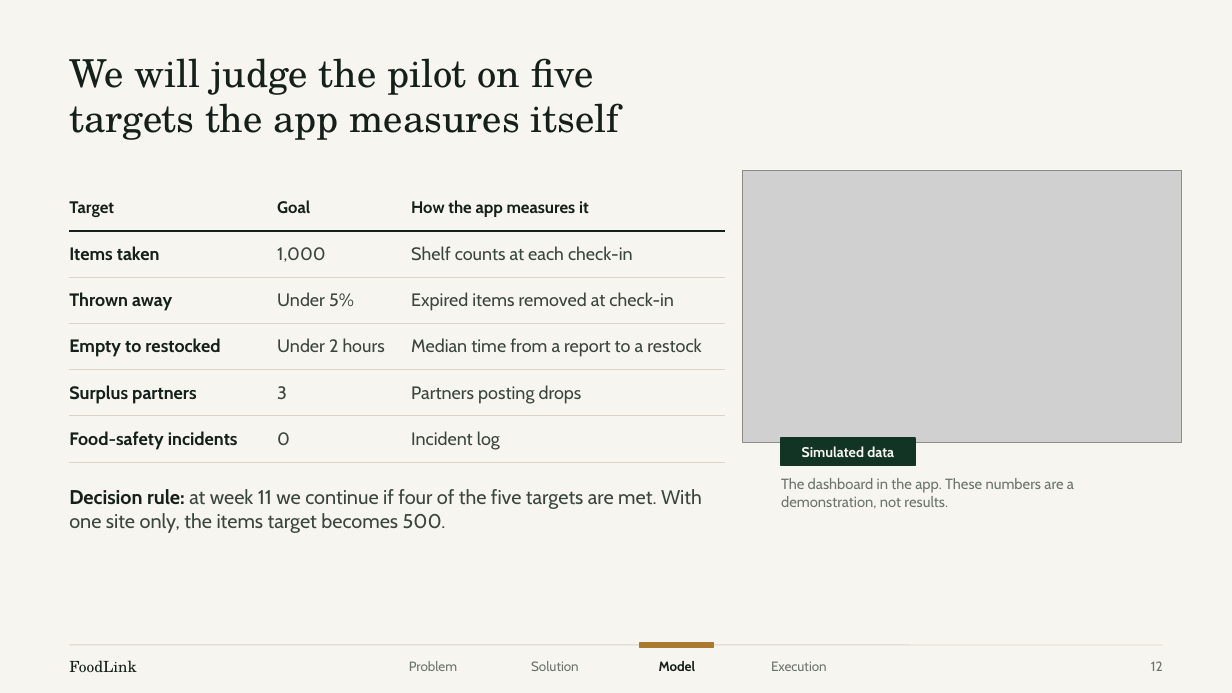
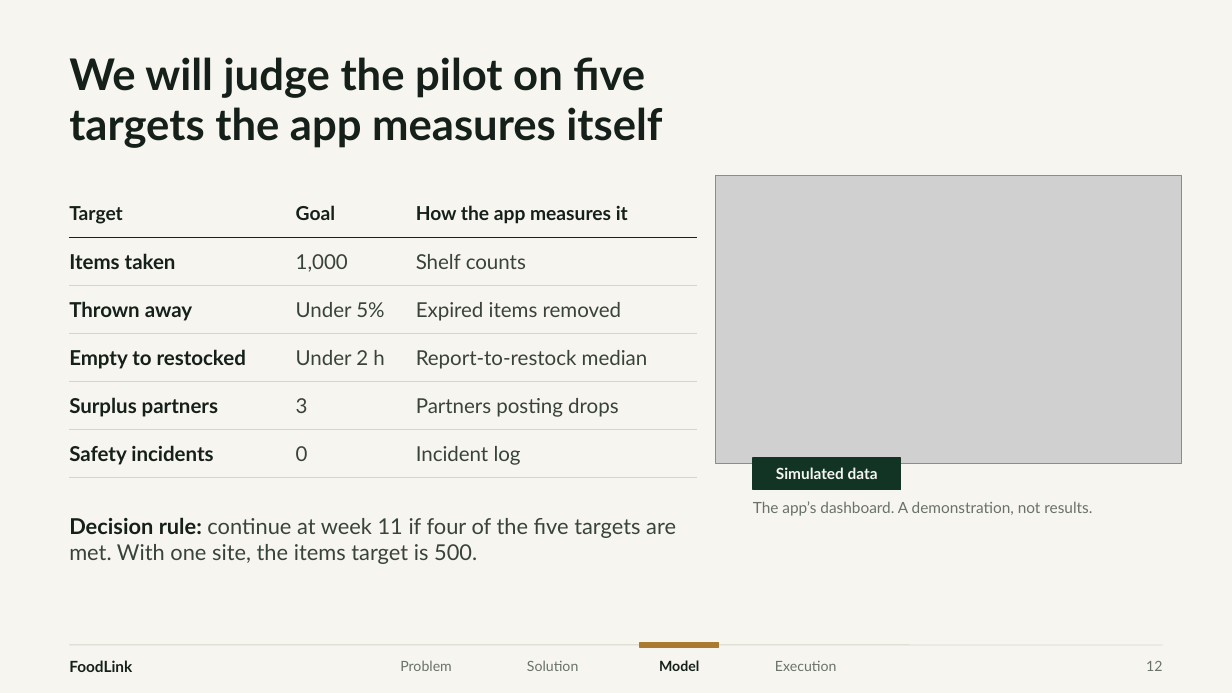
Before and after one commit to xingexu/aspire, a slide deck: slide 12 of deck/PBSN_ASPIRE_FoodLink.pptx. Drawn at 1232x693 pixels with LibreOffice and Linux fonts; fonts in the diff are those of the drawing; grey boxes stand for pictures. Boxes give left, top, right and bottom in pixels: in the first picture for what was removed or moved away, otherwise in the second. Text is boxed around its words. In the diff, an @@ line names an element or a change of style, - is before the commit and + after.

```diff
--- a/deck/PBSN_ASPIRE_FoodLink.pptx
+++ b/deck/PBSN_ASPIRE_FoodLink.pptx
@@ title "We will judge the pilot ..." at box(69, 57, 662, 148): size 30 to 34 pt, font TeX Gyre Schola to Lato, bold on; line spacing 0.98 to 0.95 @@
@@ picture: place and size @@
-picture at box(742, 171, 1181, 443)
+picture at box(716, 176, 1181, 464)
@@ table at box(69, 189, 698, 469) @@
-row 2, column 3: Shelf counts at each check-in
+row 2, column 3: Shelf counts
-row 3, column 3: Expired items removed at check-in
+row 3, column 3: Expired items removed
-row 4, column 2: Under 2 hours
+row 4, column 2: Under 2 h
-row 4, column 3: Median time from a report to a restock
+row 4, column 3: Report-to-restock median
-row 6, column 1: Food-safety incidents
+row 6, column 1: Safety incidents
@@ size 13 to 15 pt in "Target", "Goal", "How the app measures it" @@
@@ font Cabin to Lato in "Target", "Goal", "How the app measures it", "Items taken" and 9 more places @@
@@ size 14 to 16 pt in "Items taken", "1,000", "Thrown away", "Under 5%" and 6 more places @@
@@ text colour #3A453E to #38433C in "1,000", "Under 5%", "3", "Partners posting drops" and 2 more places @@
@@ table: place and size @@
-table at box(69, 185, 726, 454)
+table at box(69, 189, 698, 469)
@@ text "Simulated data": place and size @@
-text "Simulated data" at box(802, 446, 894, 457)
+text "Simulated data" at box(776, 467, 878, 479)
@@ text "Simulated data" at box(776, 467, 878, 479): size 11 to 12 pt, font Cabin to Lato @@
@@ rectangle: place and size @@
-rectangle at box(781, 438, 915, 466)
+rectangle at box(753, 458, 901, 490)
@@ text at box(753, 501, 1092, 516): text changed; size 11.5 to 12 pt; font Cabin to Lato; text colour #6B746D to #68716A @@
-The dashboard in the app. These numbers are a demonstration, not results.
+The app’s dashboard. A demonstration, not results.
@@ text at box(69, 517, 676, 564): text changed; size 15.5 to 17 pt; font Cabin to Lato; text colour #3A453E to #38433C @@
-Decision rule: at week 11 we continue if four of the five targets are met. With one site only, the items target becomes 500.
+Decision rule: continue at week 11 if four of the five targets are met. With one site, the items target is 500.
@@ text "FoodLink" at box(69, 660, 132, 672): font TeX Gyre Schola to Lato, bold on @@
@@ text "Problem": place and size @@
-text "Problem" at box(409, 661, 457, 671)
+text "Problem" at box(400, 660, 452, 671)
@@ text "Model" at box(659, 660, 699, 671): size 10.5 to 11 pt, font Cabin to Lato @@
@@ rectangle: place and size @@
-rectangle at box(640, 643, 714, 648)
+rectangle at box(640, 643, 719, 648)
@@ size 10.5 to 11 pt, font Cabin to Lato, text colour #6B746D to #68716A in 4 elements at box(1146, 661, 1162, 671), box(527, 660, 578, 671), box(400, 660, 452, 671), box(775, 661, 837, 671) @@
```
Also in this commit, not shown: 19 other slides changed, 18 other files.
